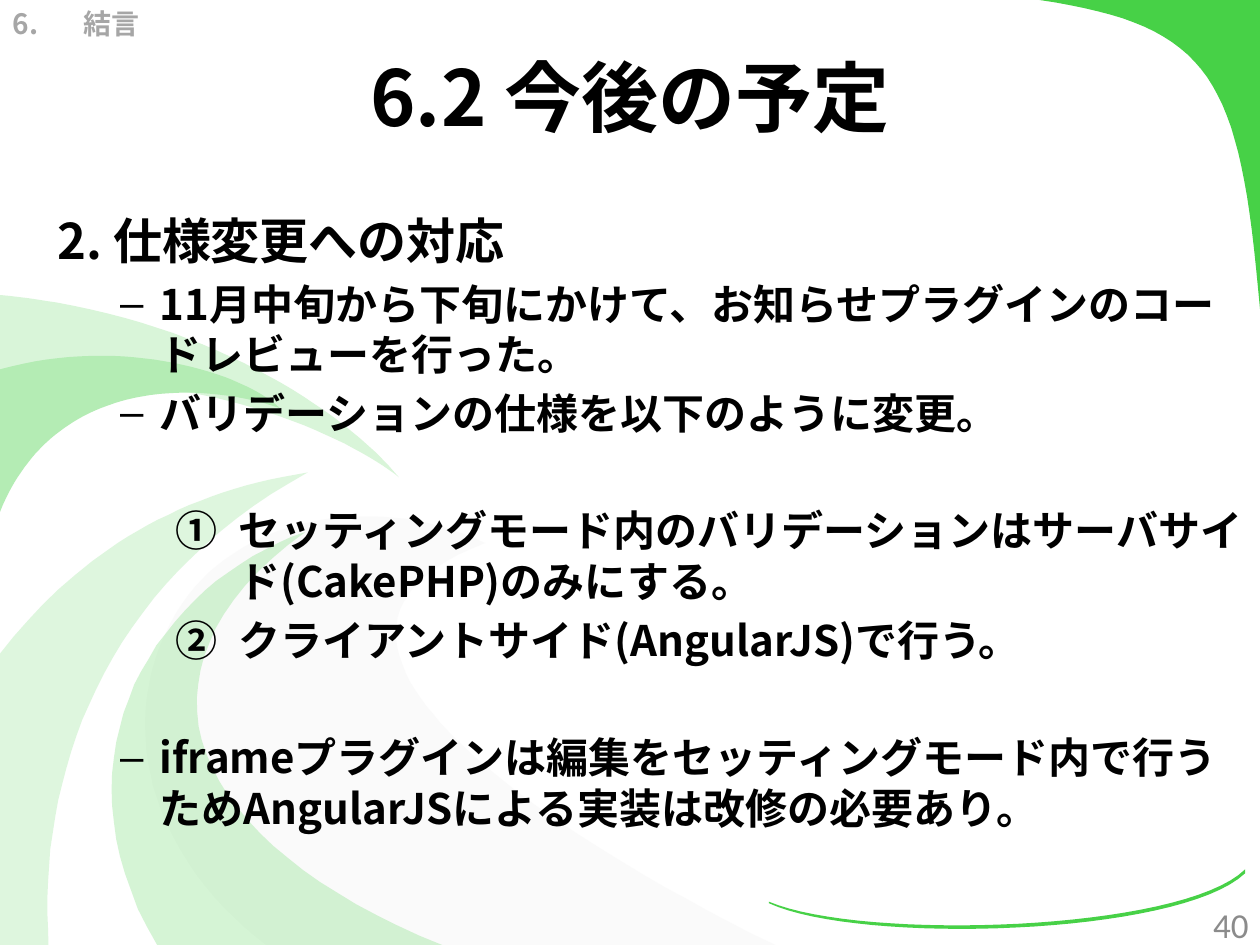
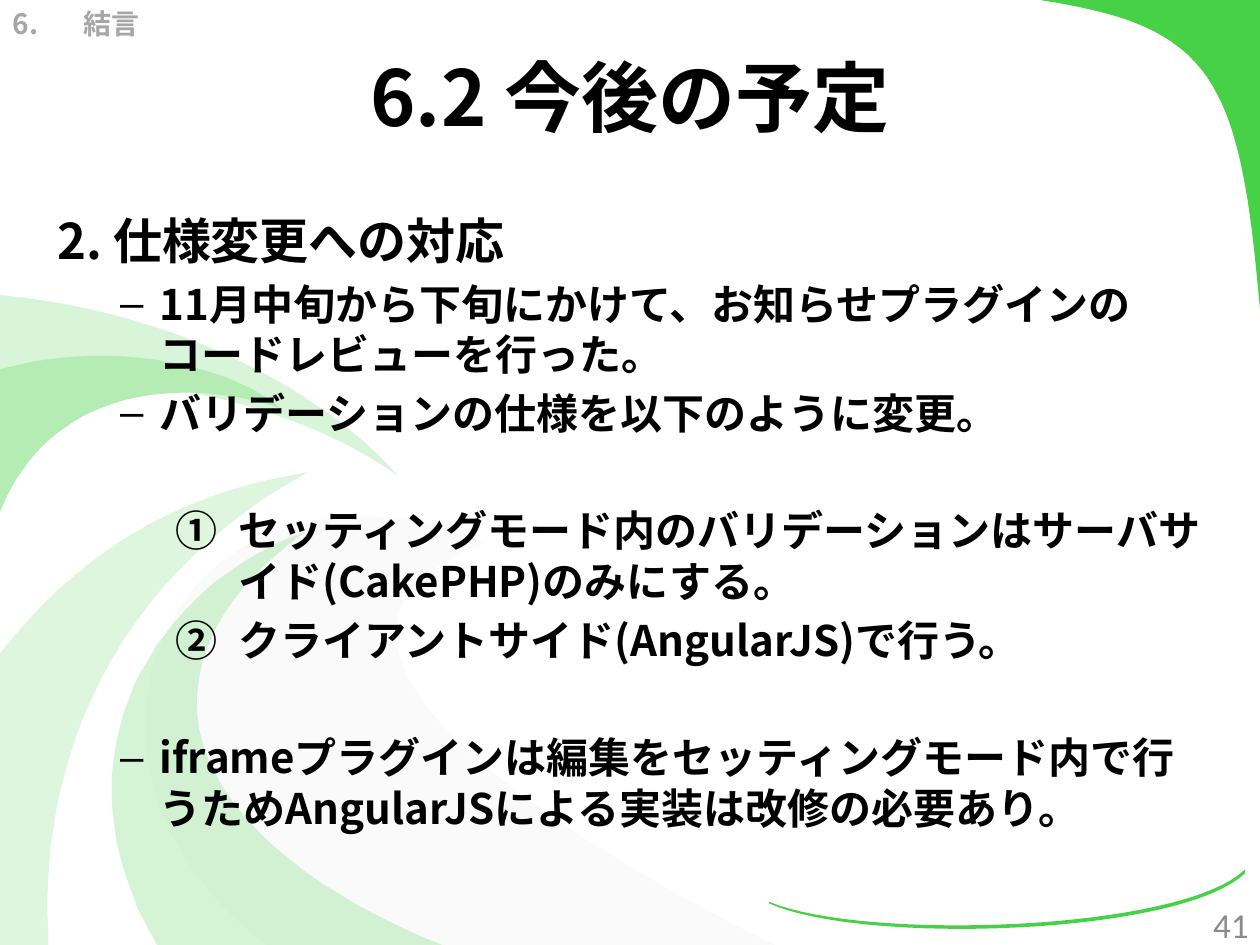
Before and after one commit to kotaro0717/Report-Management, a slide deck: slide 41 of 1.中間報告/3.発表資料/report_hokada.pptx (slide 40 before the commit). Drawn at 1260x945 pixels with LibreOffice and Linux fonts; fonts in the diff are those of the drawing. Boxes give left, top, right and bottom in pixels: in the first picture for what was removed or moved away, otherwise in the second. Text is boxed around its words. In the diff, an @@ line names an element or a change of style, - is before the commit and + after.

```diff
--- a/1.中間報告/3.発表資料/report_hokada.pptx
+++ b/1.中間報告/3.発表資料/report_hokada.pptx
@@ text "2. 仕様変更への対応" rewrapped from [57, 217, 1242, 834] to [57, 217, 1200, 834] @@
@@ page number at [1213, 915, 1248, 938]: text changed @@
-40
+41
```
Also in this commit, not shown: 4 other slides changed, 1 slide added.
